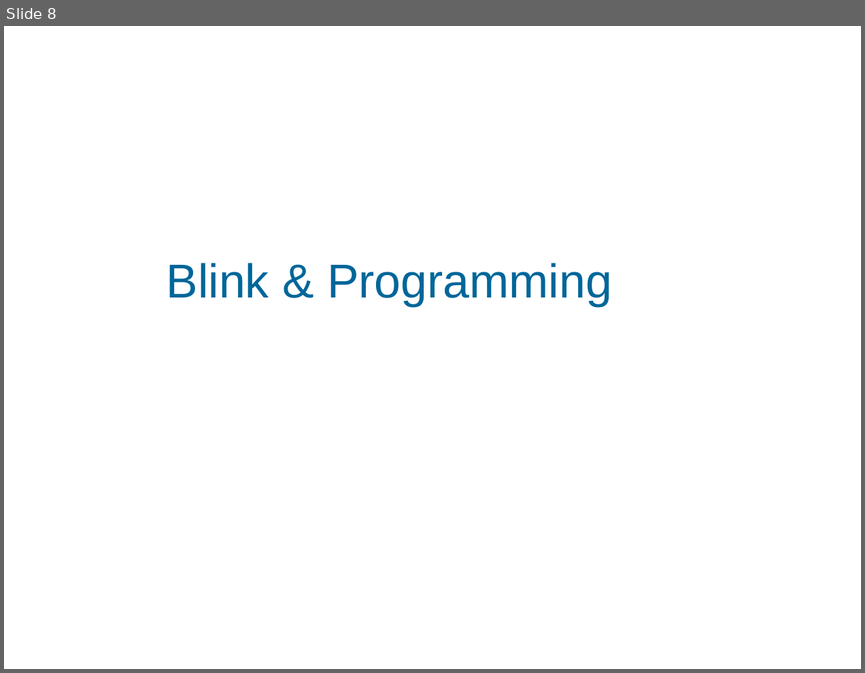
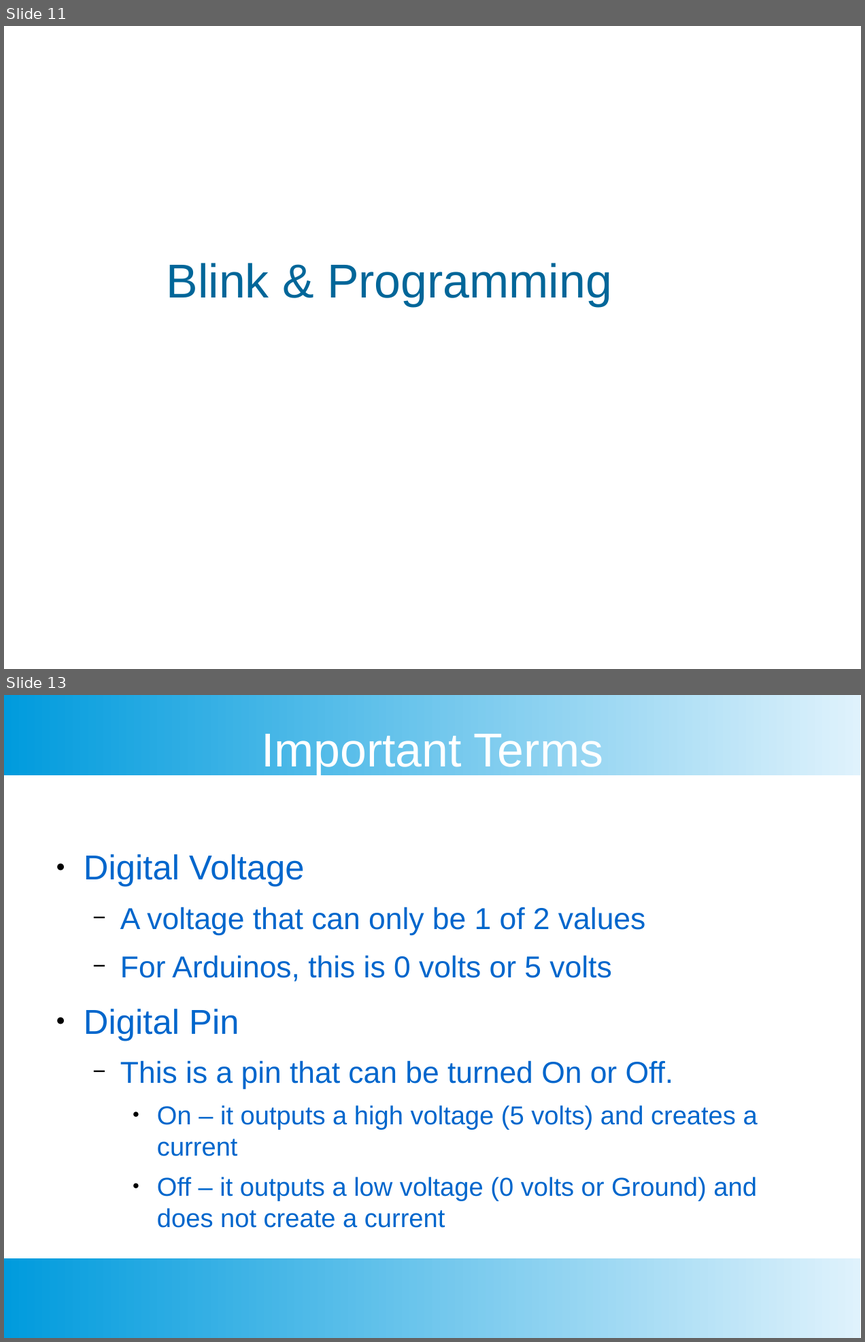
Before and after one commit to Casual-Endvrs/Arduino-101-Manual, a slide deck: 1 - LED/1-class_presentation.odp. Shown one above the other, each under a label of ours: slide 8 before the commit, slides 11 and 13 after it; the slides between them are not shown. The pictures are 865x673 and 865x1342 pixels, drawn with LibreOffice and Linux fonts; fonts in the diff are those of the drawing; background and template pictures are left out. Boxes give left, top, right and bottom in pixels: in the first picture for what was removed or moved away, otherwise in the second. Text is boxed around its words. In the diff, an @@ line names an element or a change of style, - is before the commit and + after.

```diff
--- a/1 - LED/1-class_presentation.odp
+++ b/1 - LED/1-class_presentation.odp
@@ slide 13 added at <box>4,695,861,1338</box>, background #FFFFFF @@
@@ rectangle added at <box>4,695,861,775</box>, fill gradient #DFF2FC to #009BDD @@
@@ title added at <box>261,734,603,775</box>, 44 pt, text #FFFFFF @@
+Important Terms
@@ text added at <box>84,854,757,1227</box>, 24 pt, text #0066CC @@
+● Digital Voltage
+  − A voltage that can only be 1 of 2 values
+  − For Arduinos, this is 0 volts or 5 volts
+● Digital Pin
+  − This is a pin that can be turned On or Off.
+    ● On – it outputs a high voltage (5 volts) and creates a current
+    ● Off – it outputs a low voltage (0 volts or Ground) and does not create a current
@@ rectangle added at <box>4,1258,861,1338</box>, fill gradient #DFF2FC to #009BDD @@
@@ what was slide 8 is now slide 11 @@
```
Also in this commit, not shown: 6 slides changed, 39 other slides added, 2 slides removed, 7 other files.
